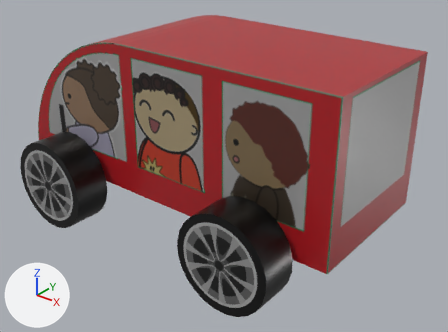
The glTF model public/html/assets/car.glb: old version first, new version second.
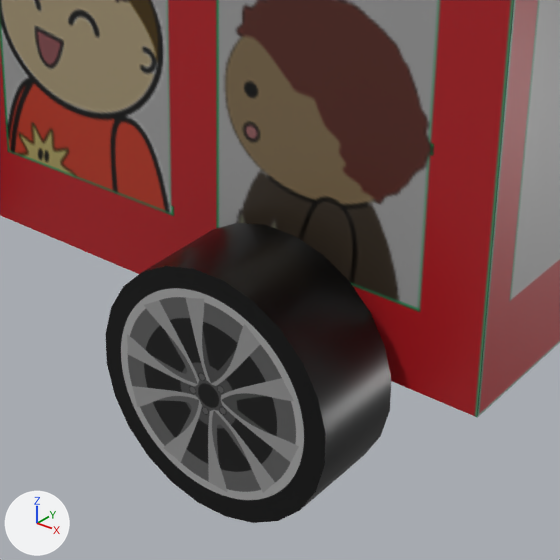
The first picture shows the older version from a 50 mm lens placed at (0.556, -0.697, 0.294), pointed at (0.08, -0.102, -0.074). The close-ups show both versions on the part from 30% to 81% of the width and 32% to 100% of the height of that picture; other places that the commit changed are outside them. The lights are fixed; the arrows at lower left show +X, +Y and +Z. Where no turn or scale is listed for an object, it has been applied to the vertices.

Objects in the first close-up: 'car', 'wheelLB'.
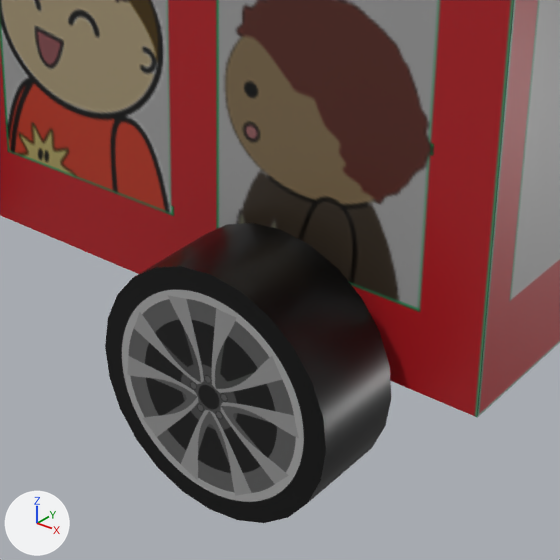
Pixel boxes [x1, y1, x2, y2] of what changed, in the close-ups (560 x 560 px):
```json
{"object": "wheelLB", "change": "turned", "before": [105, 223, 391, 523], "after": [105, 223, 391, 523]}
```

Scene script edits in JSON lines:
```json
{"op": "set", "path": "ob_wheellb.rotation_euler", "old": "(0.0, 0.0, -1.709)", "new": "(0.0, 0.0, -2.608)", "note": "degrees (0, 0, -98) -> degrees (0, 0, -149)"}
```
